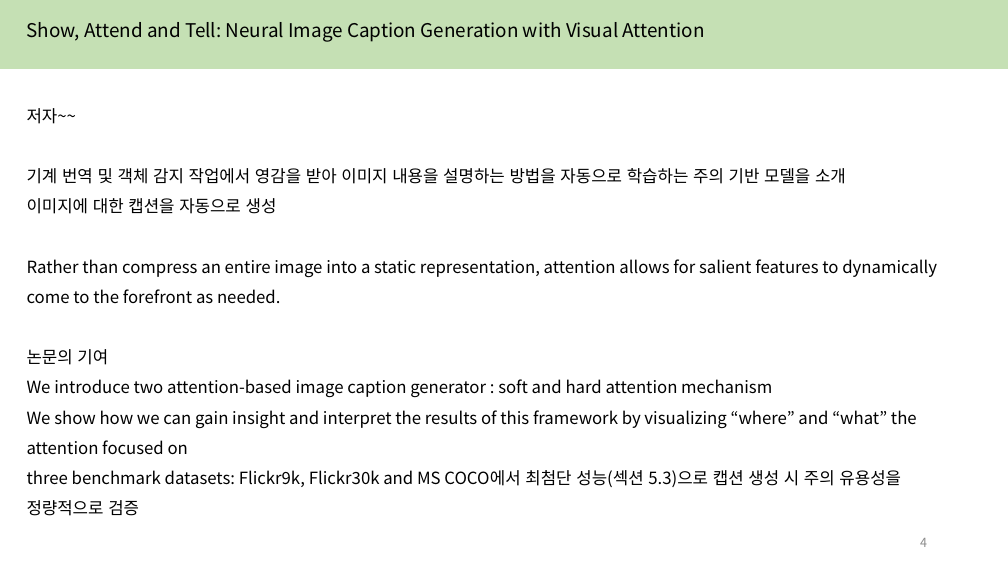
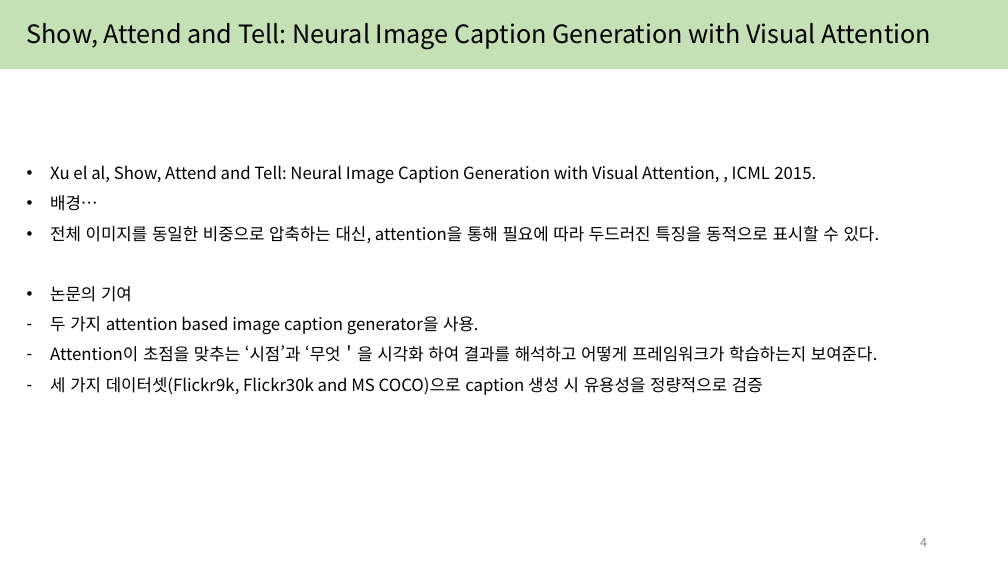
Before and after one commit to yejin087/study_image_caption, a slide deck: slide 4 of 4주차.pptx. Drawn at 1008x567 pixels with LibreOffice and Linux fonts; fonts in the diff are those of the drawing. Boxes give left, top, right and bottom in pixels: in the first picture for what was removed or moved away, otherwise in the second. Text is boxed around its words. In the diff, an @@ line names an element or a change of style, - is before the commit and + after.

Commit message:
Update 4주차.pptx
add excute result

```diff
--- a/4주차.pptx
+++ b/4주차.pptx
@@ text "Show, Attend and Tell: Neural ..." at <box>27,23,931,50</box>: size 18 to 24 pt @@
@@ text "Xu el al, Show, Attend ...": place and size @@
-text "Xu el al, Show, Attend ..." at <box>27,108,937,516</box>
+text "Xu el al, Show, Attend ..." at <box>50,165,880,395</box>
@@ text at <box>50,165,880,243</box>: text changed @@
-저자~~
-기계 번역 및 객체 감지 작업에서 영감을 받아 이미지 내용을 설명하는 방법을 자동으로 학습하는 주의 기반 모델을 소개
-이미지에 대한 캡션을 자동으로 생성
-Rather than compress an entire image into a static representation, attention allows for salient features to dynamically come to the forefront as needed.
+• Xu el al, Show, Attend and Tell: Neural Image Caption Generation with Visual Attention, , ICML 2015.
+• 배경…
+• 전체 이미지를 동일한 비중으로 압축하는 대신, attention을 통해 필요에 따라 두드러진 특징을 동적으로 표시할 수 있다.
@@ text at <box>50,286,132,302</box>: bullet none to • @@
@@ text at <box>50,316,878,395</box>: text changed @@
-We introduce two attention-based image caption generator : soft and hard attention mechanism
-We show how we can gain insight and interpret the results of this framework by visualizing “where” and “what” the attention focused on
-three benchmark datasets: Flickr9k, Flickr30k and MS COCO에서 최첨단 성능(섹션 5.3)으로 캡션 생성 시 주의 유용성을 정량적으로 검증
+– 두 가지 attention based image caption generator을 사용.
+– Attention이 초점을 맞추는 ‘시점’과 ‘무엇＇을 시각화 하여 결과를 해석하고 어떻게 프레임워크가 학습하는지 보여준다.
+– 세 가지 데이터셋(Flickr9k, Flickr30k and MS COCO)으로 caption 생성 시 유용성을 정량적으로 검증
```
Also in this commit, not shown: 6 other slides changed, 2 slides added.
